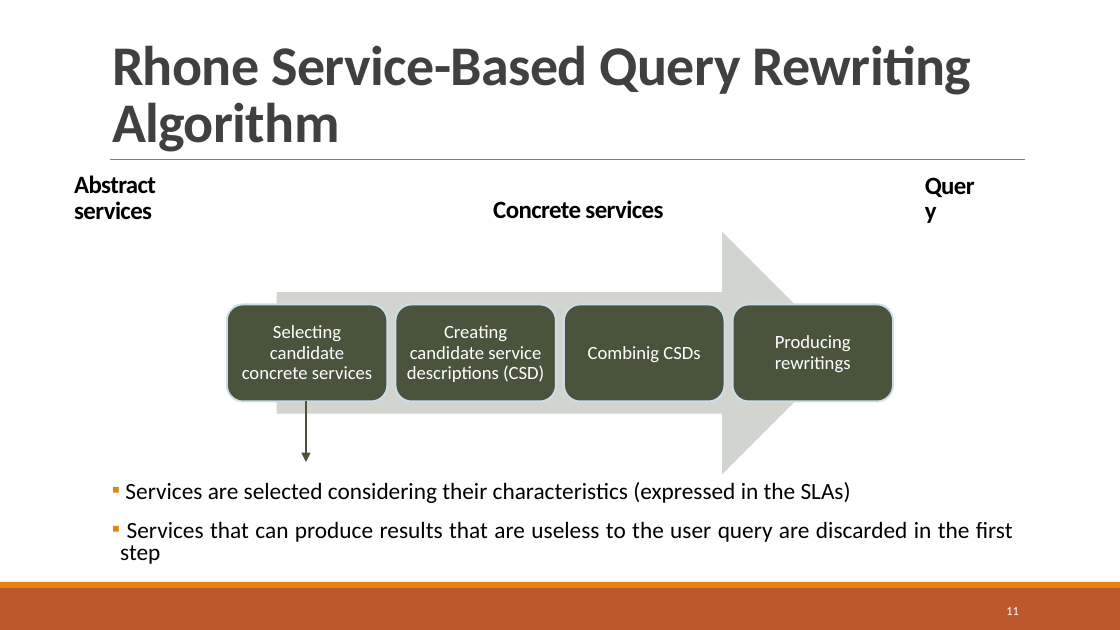
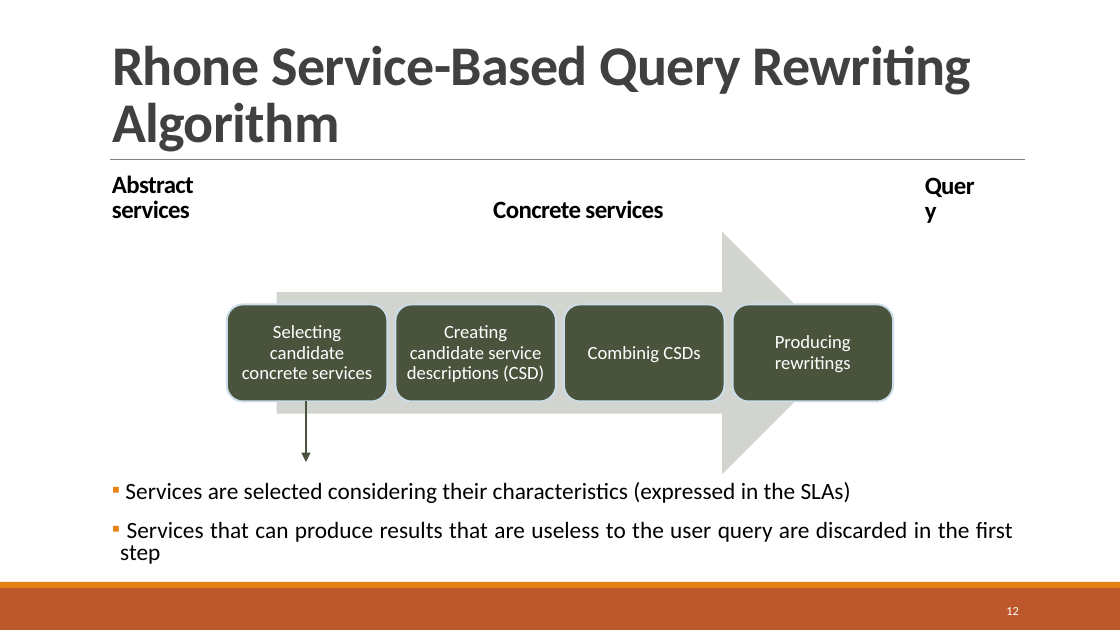
Before and after one commit to danielboni/DanielCarvalho-PhD, a slide deck: slide 12 of Presentations/ADBIS 2016/Presentation_ADBIS 2016.pptx (slide 11 before the commit). Drawn at 1120x630 pixels with LibreOffice and Linux fonts; fonts in the diff are those of the drawing. Boxes give left, top, right and bottom in pixels: in the first picture for what was removed or moved away, otherwise in the second. Text is boxed around its words. In the diff, an @@ line names an element or a change of style, - is before the commit and + after.

```diff
--- a/Presentations/ADBIS 2016/Presentation_ADBIS 2016.pptx
+++ b/Presentations/ADBIS 2016/Presentation_ADBIS 2016.pptx
@@ text "Abstract services": place and size @@
-text "Abstract services" at [74,175,156,220]
+text "Abstract services" at [112,175,194,219]
@@ page number at [1006,607,1018,615]: text changed @@
-11
+12
```
Also in this commit, not shown: 18 other slides changed, 3 slides added, 2 slides removed.
